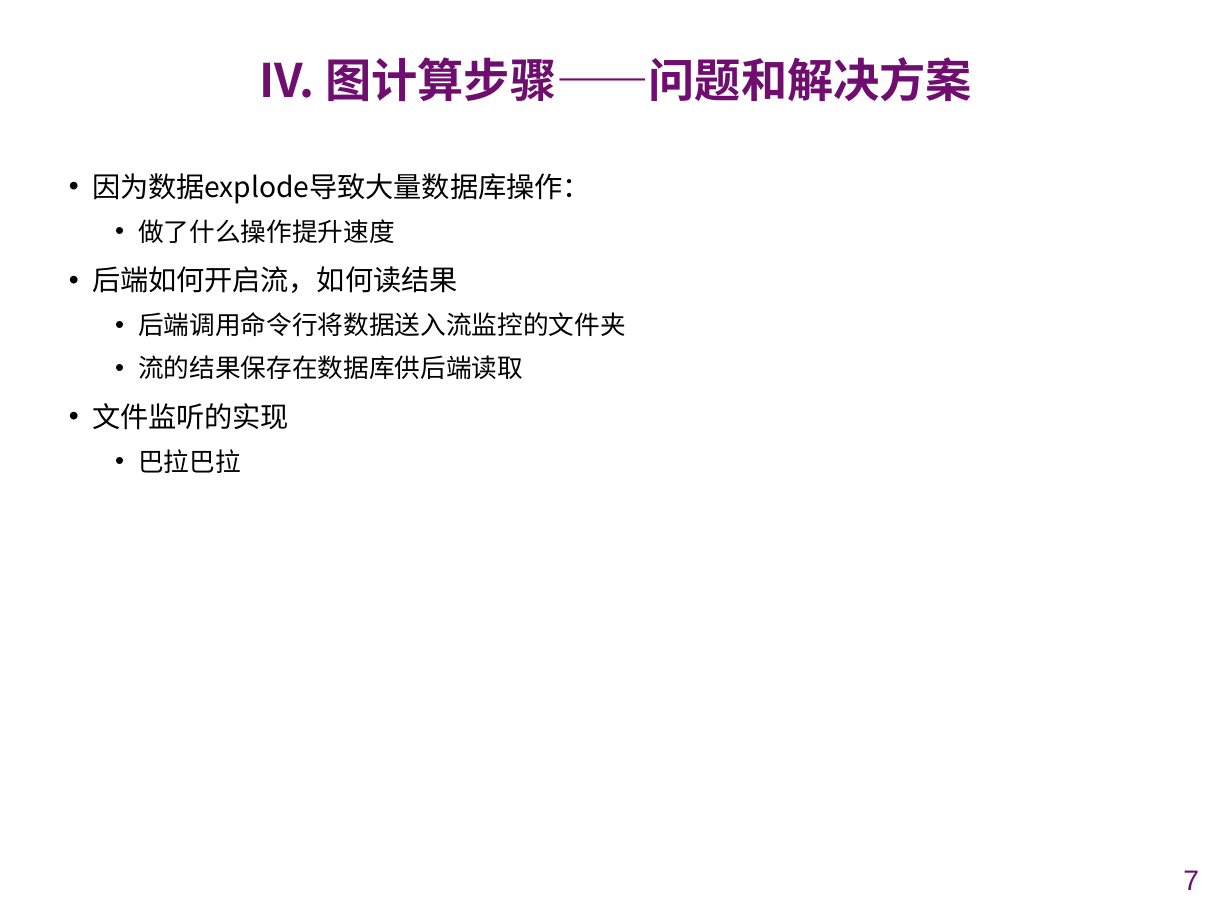
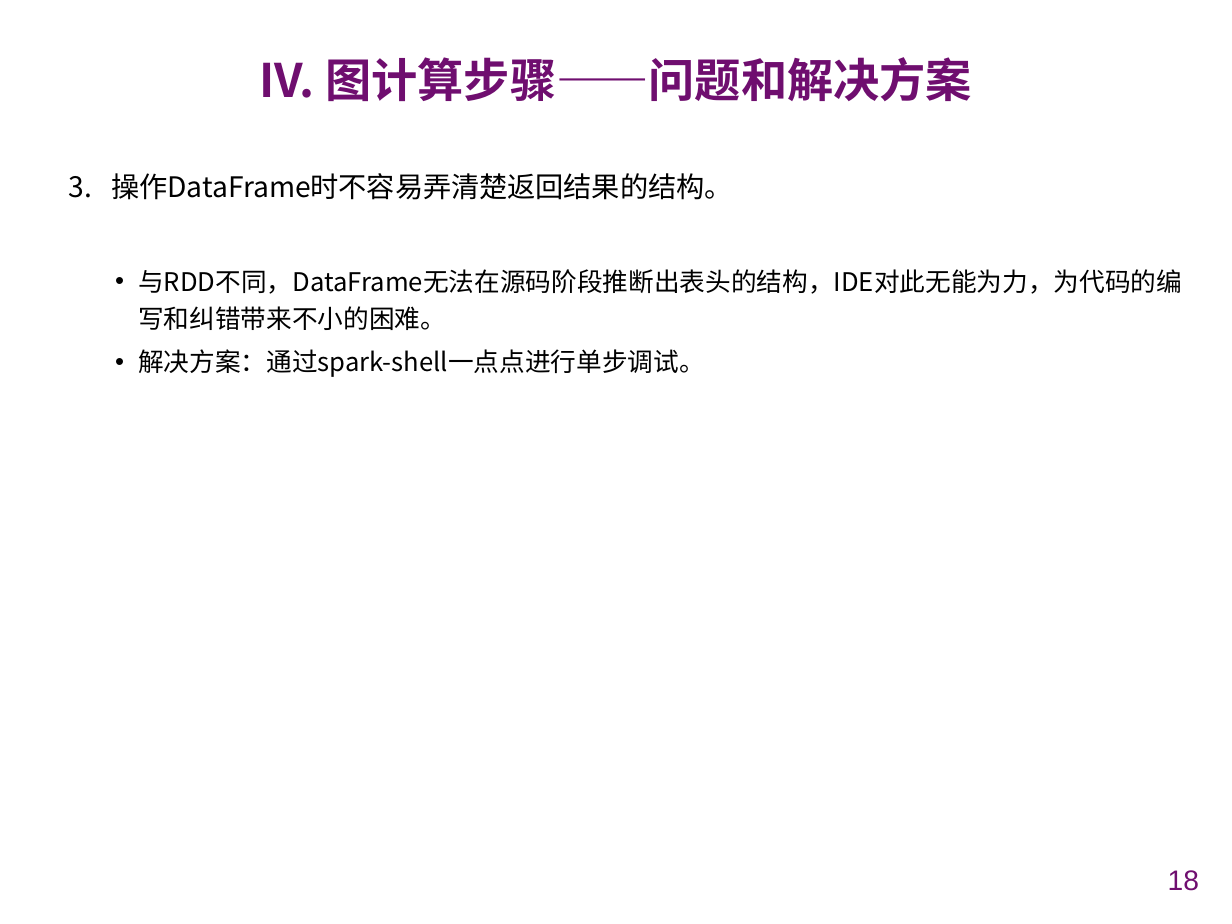
Before and after one commit to chenxiao2402/NJUSE-CloudComputing, a slide deck: slide 18 of PPT/云计算GraphX实现汇报.pptx (slide 7 before the commit). Drawn at 1232x924 pixels with LibreOffice and Linux fonts; fonts in the diff are those of the drawing; background and template pictures are left out. Boxes give left, top, right and bottom in pixels: in the first picture for what was removed or moved away, otherwise in the second. Text is boxed around its words. In the diff, an @@ line names an element or a change of style, - is before the commit and + after.

```diff
--- a/PPT/云计算GraphX实现汇报.pptx
+++ b/PPT/云计算GraphX实现汇报.pptx
@@ text at (69,173,1182,377): text changed @@
-• 因为数据explode导致大量数据库操作：
-  • 做了什么操作提升速度
-• 后端如何开启流，如何读结果
-  • 后端调用命令行将数据送入流监控的文件夹
-  • 流的结果保存在数据库供后端读取
-• 文件监听的实现
-  • 巴拉巴拉
+3. 操作DataFrame时不容易弄清楚返回结果的结构。
+  • 与RDD不同，DataFrame无法在源码阶段推断出表头的结构，IDE对此无能为力，为代码的编写和纠错带来不小的困难。
+  • 解决方案：通过spark-shell一点点进行单步调试。
@@ page number at (1168,870,1199,891): text changed @@
-7
+18
```
Also in this commit, not shown: 2 other slides changed, 11 slides added, 3 other files.
